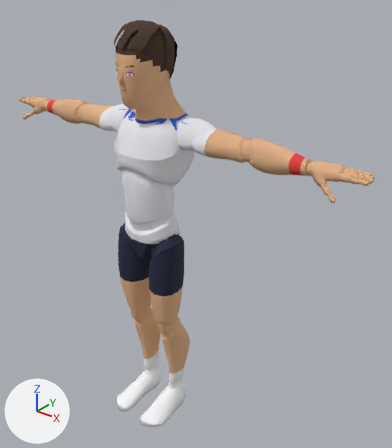
Renders of the glTF model sweetspot/models/players/p15.glb from each side of a commit.
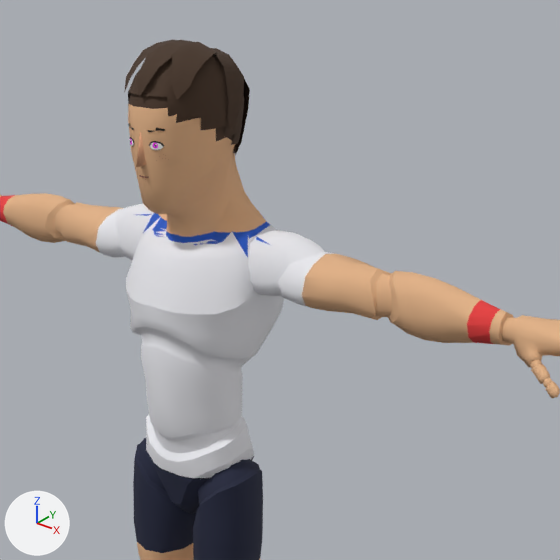
Each version appears first whole from a 50 mm lens placed at (1.53, -1.6, 2.09), pointed at (0.15, 0.14, 1.01), and next in a close-up on the part from 13% to 86% of the width and 0% to 64% of the height. The axes (+X, +Y, +Z) are drawn at lower left. The lights are the same throughout. The older version's two pictures come first. Vertices at exactly the same position are counted once.

The first close-up shows 'Body', 'Face', 'Hair', 'Nose'.
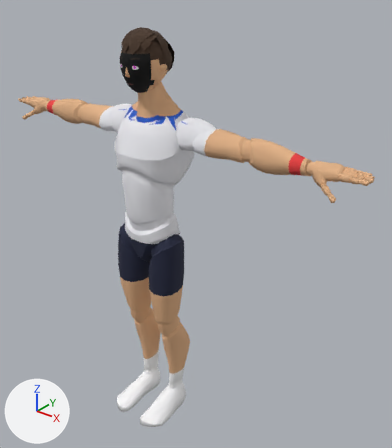
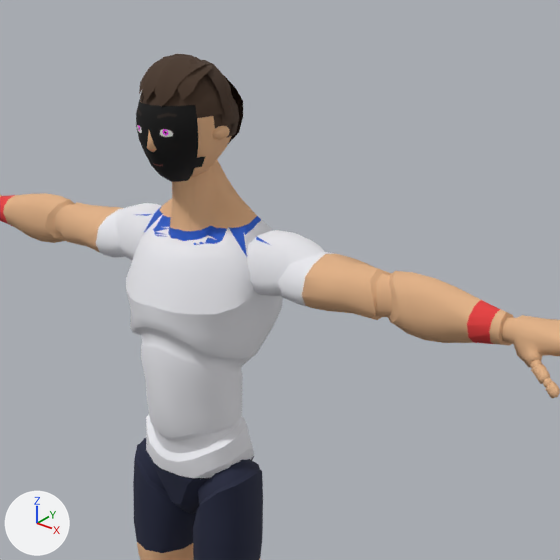
Edits to the scene script, one JSON object a line:
```json
{"op": "set", "path": "mat_face.texture", "old": "img_face_01", "new": "img_face_01", "note": "with its transparency -> not seen"}
{"block": "me_mannequin", "where": "# used by ob_body; location = (0.0, 0.0, 0.0)"}
{"op": "remove", "block": "me_mannequin", "code": "me_mannequin.from_pydata(...)  # 7378 vertices, 14511 faces; spans x -0.95..0.95, y -0.21..0.16, z 0.0..1.86"}
{"op": "add", "block": "me_mannequin", "code": "me_mannequin.from_pydata(...)  # 7378 vertices, 14511 faces; spans x -0.95..0.95, y -0.21..0.15, z 0.0..1.76"}
{"block": "me_mannequin", "change": "me_mannequin part 1: 457 of 7378 vertices moved; they spanned x -0.7..0.7, y -0.13..0.16, z 1.38..1.86 and now span x -0.7..0.7, y -0.06..0.15, z 1.38..1.76; mean shift (0.0, 0.0, 0.0); largest move (-0.14, 0.09, 1.53) -> (0.12, 0.03, 1.53)"}
{"block": "me_mannequin", "change": "me_mannequin part 2: 188 kept faces spanning x -0.04..0.04, y -0.05..0.06, z 1.66..1.76 get new texture (UV) coordinates"}
{"block": "me_mannequin", "change": "other edits to the shape of me_mannequin do not show in these pictures"}
{"block": "me_face", "where": "# used by ob_face; location = (0.0, 0.0, 0.0)"}
{"op": "remove", "block": "me_face", "code": "me_face.from_pydata(...)  # 52 vertices, 72 faces; spans x -0.077..0.077, y -0.13..-0.06, z 1.603..1.758"}
{"op": "add", "block": "me_face", "code": "me_face.from_pydata(...)  # 100 vertices, 158 faces; spans x -0.082..0.082, y -0.107..-0.024, z 1.615..1.771"}
{"block": "me_face", "change": "me_face part 3: the whole mesh is rebuilt"}
{"block": "me_hair", "where": "# used by ob_hair; location = (0.0, 0.0, 0.0)"}
{"op": "remove", "block": "me_hair", "code": "me_hair.from_pydata(...)  # 445 vertices, 840 faces; spans x -0.108..0.108, y -0.126..0.142, z 1.622..1.881"}
{"op": "add", "block": "me_hair", "code": "me_hair.from_pydata(...)  # 471 vertices, 896 faces; spans x -0.096..0.096, y -0.096..0.129, z 1.653..1.856"}
{"block": "me_hair", "change": "me_hair part 4: the loose piece of 219 vertices spanning x -0.101..0.101, y -0.117..0.126, z 1.622..1.864 is rebuilt with 219 vertices and now spans x -0.092..0.092, y -0.085..0.117, z 1.653..1.839"}
{"block": "me_hair", "change": "me_hair part 5: the loose piece of 85 vertices spanning x -0.086..0.086, y -0.126..0.066, z 1.785..1.881 is rebuilt with 84 vertices and now spans x -0.096..0.096, y -0.079..0.074, z 1.741..1.852"}
{"block": "me_hair", "change": "me_hair part 6: the loose piece of 84 vertices spanning x -0.077..0.077, y 0.042..0.142, z 1.651..1.862 is rebuilt with 111 vertices and now spans x -0.066..0.072, y -0.072..0.129, z 1.668..1.85"}
{"block": "me_hair", "change": "me_hair part 7: a new loose piece of 57 vertices spanning x -0.052..0.059, y -0.096..0.042, z 1.767..1.856, in mat_palette (picture img_palette)"}
{"block": "me_hair", "change": "me_hair part 8: the loose piece of 57 vertices spanning x -0.108..0.108, y 0.007..0.091, z 1.719..1.864 is deleted"}
{"op": "add", "block": "me_head", "code": ["me_head = bpy.data.meshes.new('Head')", "me_head.from_pydata(...)  # 531 vertices, 1043 faces; spans x -0.101..0.101, y -0.114..0.111, z 1.607..1.832", "me_head.materials.append(mat_palette)  # picture img_palette"]}
{"op": "remove", "block": "ob_nose", "code": ["ob_nose = bpy.data.objects.new('Nose', me_nose)", "ob_nose.location = (0.0, 0.0, 0.0)"]}
{"op": "add", "block": "ob_head", "code": ["ob_head = bpy.data.objects.new('Head', me_head)", "ob_head.location = (0.0, 0.0, 0.0)"]}
```

Pixel boxes (x1, y1, x2, y2) of what changed, in the close-ups (560 x 560 px; the box of a moved part takes in the faces that stretch with it):
```json
{"object": "Body", "change": "reshaped", "before": [0, 93, 560, 560], "after": [0, 160, 560, 560]}
{"object": "Hair", "change": "reshaped", "before": [124, 40, 250, 155], "after": [139, 54, 243, 144], "on screen": "17% narrower, 22% shorter"}
{"object": "Face", "change": "surface changed, reshaped", "before": [128, 124, 165, 178], "after": [136, 99, 206, 182]}
{"object": "Head", "change": "added", "after": [142, 92, 234, 178], "on screen": "brown"}
{"object": "Nose", "change": "deleted", "before": [136, 132, 147, 167]}
{"part": 1, "of": "me_mannequin", "change": "moved or reshaped", "before": [0, 104, 510, 345], "after": [0, 160, 510, 343]}
{"part": 2, "of": "me_mannequin", "change": "surface changed", "before": [129, 93, 235, 141]}
{"part": 4, "of": "me_hair", "change": "rebuilt", "before": [128, 55, 244, 153], "after": [140, 74, 239, 142]}
{"part": 5, "of": "me_hair", "change": "rebuilt", "before": [124, 40, 216, 100], "after": [139, 55, 232, 117]}
{"part": 6, "of": "me_hair", "change": "rebuilt", "before": [235, 79, 250, 155], "after": [176, 57, 243, 144]}
{"part": 7, "of": "me_hair", "change": "added", "after": [142, 54, 207, 107], "on screen": "brown"}
{"part": 8, "of": "me_hair", "change": "deleted", "before": [211, 48, 244, 129], "on screen": "brown"}
```
